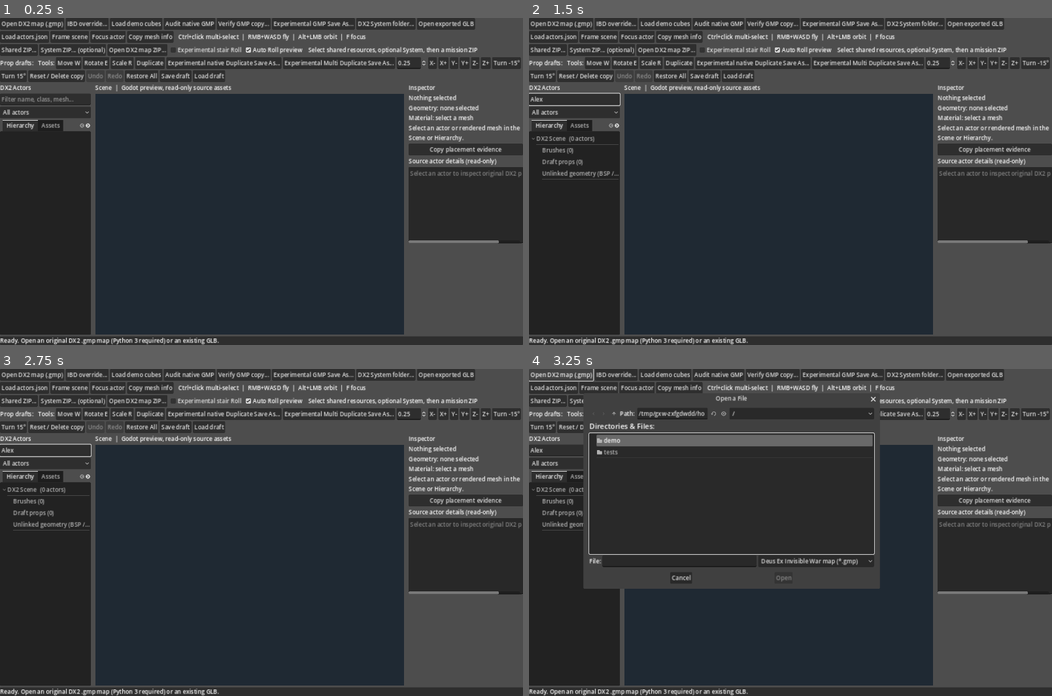
Above: before the commit, frames 1-4 (two rows, left to right).
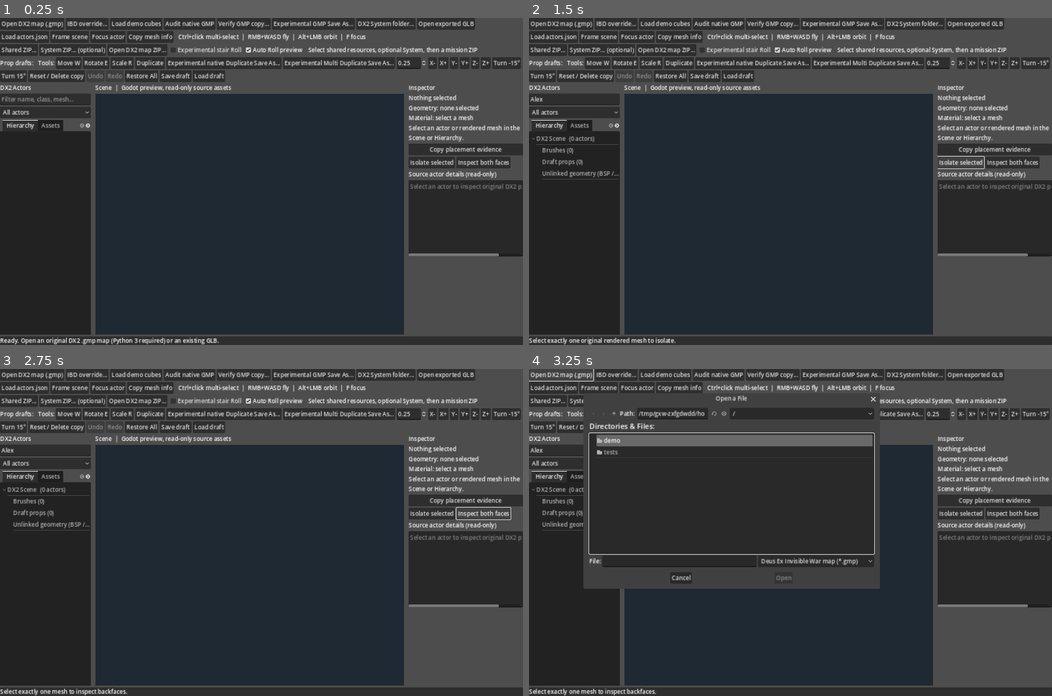
Above: after the commit, the same moments.

Repository: JakX2/Deus-Ex-2-SDK
Game: Godot game, scene res://main.tscn
Same seed, same stepped clock (60 frames per second), same inputs: the game is played once before the commit and once after it.
Inputs (mouse positions are in pixels of both pictures, inside the frame that each line leads up to):
- Up to frame 1 (0.25 s): no input
- Up to frame 2 (1.5 s): click (576, 99) at 0.52 s; type "Alex" at 0.6 s; click (963, 161) at 1.25 s, where only the run after the commit has a clickable "Isolate selected"
- Up to frame 3 (2.75 s): click (481, 512) at 2 s, where only the run after the commit has a clickable "Inspect both faces"
- Up to frame 4 (3.25 s): click "Open DX2 map (.gmp)" at 2.75 s

The runs differ from the first frame. In frame 1, 2.4% of the frame differs, in the area x 78-100%, y 42-73%; in frame 2, 2.9%, in the area x 0-100%, y 22-100%; in frame 3, 2.9%; in frame 4, 2.8%.

Commit message:
feat(dx2ed): reversible isolate-mesh and double-sided geometry inspection without source edits

Diff:
--- a/native_editor/godot_editor/main.gd
+++ b/native_editor/godot_editor/main.gd
@@ -126,6 +126,14 @@
 var actors_by_name: Dictionary = {}
 var meshes_by_actor: Dictionary = {}
 var all_mesh_instances: Array[MeshInstance3D] = []
+# Read-only preview diagnostics: never mutate source GMP, shared GLB mesh or
+# material resources. Stored per-node state is restored on toggle/import.
+var geometry_isolation_visibility: Dictionary = {}
+var geometry_isolation_target: MeshInstance3D
+var geometry_all_faces_target: MeshInstance3D
+var geometry_all_faces_previous_override: Material
+var geometry_isolation_button: Button
+var geometry_all_faces_button: Button
 # Faces are shared by instances of the same imported mesh; cache per mesh resource.
 var pick_faces_by_mesh: Dictionary = {}
 var selected_diagnostic: String = ""
@@ -595,6 +603,18 @@
     copy_placement.tooltip_text = "Copy GMP vs IBD vs mesh vertex bounds and original pivot information"
     copy_placement.pressed.connect(_copy_placement_evidence)
     inspector_pane.add_child(copy_placement)
+    var geometry_debug_row := HFlowContainer.new()
+    inspector_pane.add_child(geometry_debug_row)
+    geometry_isolation_button = Button.new()
+    geometry_isolation_button.text = "Isolate selected"
+    geometry_isolation_button.tooltip_text = "Reversible inspection: hide other rendered meshes including glass, without changing their materials or game files."
+    geometry_isolation_button.pressed.connect(_toggle_geometry_isolation)
+    geometry_debug_row.add_child(geometry_isolation_button)
+    geometry_all_faces_button = Button.new()
+    geometry_all_faces_button.text = "Inspect both faces"
+    geometry_all_faces_button.tooltip_text = "Reversible: render only the selected mesh unshaded with backface culling OFF. Never changes source or shared GLB materials."
+    geometry_all_faces_button.pressed.connect(_toggle_geometry_all_faces)
+    geometry_debug_row.add_child(geometry_all_faces_button)
     inspector_transform_section = VBoxContainer.new()
     inspector_pane.add_child(inspector_transform_section)
     var inspector_transform_heading := Label.new()
@@ -1149,6 +1169,8 @@
     status_label.text = "Loaded %d actors, %d meshes. Click a mesh or select an actor." % [actors.size(), mesh_count]
 
 func _clear_current_scene() -> void:
+    _restore_geometry_all_faces()
+    _restore_geometry_isolation()
     _clear_selection()
     asset_catalog.clear()
     selected_asset.clear()
@@ -2259,6 +2281,93 @@
     for node in nodes:
         pivot += node.global_position
     return pivot / float(nodes.size())
+
+
+## Geometry debugging never writes an editor draft or a native map.
+## This is intentionally separate from the experimental actor writers.
+func _refresh_geometry_debug_buttons() -> void:
+    var available := _selection_nodes().size() == 1
+    if geometry_isolation_button != null:
+        geometry_isolation_button.disabled = not available and geometry_isolation_visibility.is_empty()
+        geometry_isolation_button.text = (
+            "Restore visibility" if not geometry_isolation_visibility.is_empty()
+            else "Isolate selected"
+        )
+    if geometry_all_faces_button != null:
+        geometry_all_faces_button.disabled = not available and not is_instance_valid(geometry_all_faces_target)
+        geometry_all_faces_button.text = (
+            "Restore materials" if is_instance_valid(geometry_all_faces_target)
+            else "Inspect both faces"
+        )
+
+
+func _restore_geometry_isolation() -> void:
+    for target in geometry_isolation_visibility:
+        if is_instance_valid(target):
+            target.visible = bool(geometry_isolation_visibility[target])
+    geometry_isolation_visibility.clear()
+    geometry_isolation_target = null
+    _refresh_geometry_debug_buttons()
+
+
+func _toggle_geometry_isolation() -> void:
+    if not geometry_isolation_visibility.is_empty():
+        _restore_geometry_isolation()
+        status_label.text = "Geometry diagnostic ended. All original scene visibility restored."
+        return
+    var nodes := _selection_nodes()
+    if nodes.size() != 1 or not is_instance_valid(nodes[0]):
+        status_label.text = "Select exactly one original rendered mesh to isolate."
+        return
+    var source: MeshInstance3D = nodes[0]
+    for node in all_mesh_instances:
+        if is_instance_valid(node):
+            geometry_isolation_visibility[node] = node.visible
+            node.visible = node == source
+    geometry_isolation_target = source
+    status_label.text = (
+        "Geometry diagnostic: isolated " + str(source.name)
+        + ". Other meshes and glass are temporarily hidden, not changed."
+    )
+    _refresh_geometry_debug_buttons()
+
+
+func _restore_geometry_all_faces() -> void:
+    if is_instance_valid(geometry_all_faces_target):
+        geometry_all_faces_target.material_override = geometry_all_faces_previous_override
+    geometry_all_faces_target = null
+    geometry_all_faces_previous_override = null
+    _refresh_geometry_debug_buttons()
+
+
+func _toggle_geometry_all_faces() -> void:
+    if is_instance_valid(geometry_all_faces_target):
+        _restore_geometry_all_faces()
+        status_label.text = "Geometry diagnostic ended. Source preview material restored."
+        return
+    var nodes := _selection_nodes()
+    if nodes.size() != 1 or not is_instance_valid(nodes[0]):
+        status_label.text = "Select exactly one mesh to inspect backfaces."
+        return
+    var source: MeshInstance3D = nodes[0]
+    if source.mesh == null:
+        status_label.text = "The selected actor has no rendered triangles."
+        return
+    geometry_all_faces_target = source
+    geometry_all_faces_previous_override = source.material_override
+    var debug_material := StandardMaterial3D.new()
+    debug_material.shading_mode = BaseMaterial3D.SHADING_MODE_UNSHADED
+    debug_material.cull_mode = BaseMaterial3D.CULL_DISABLED
+    debug_material.albedo_color = Color(0.25, 0.9, 0.95, 1.0)
+    source.material_override = debug_material
+    var count := 0
+    for surface in range(source.mesh.get_surface_count()):
+        count += source.mesh.surface_get_array_index_len(surface) / 3
+    status_label.text = (
+        "Geometry diagnostic: " + str(source.name) + " approx " + str(count)
+        + " triangles, both faces visible in cyan. This is a read-only preview."
+    )
+    _refresh_geometry_debug_buttons()
 
 
 func _add_selection_mesh(mesh_instance: MeshInstance3D) -> void:
@@ -2615,6 +2724,7 @@
 func _refresh_inspector_panel() -> void:
     if inspector_title == null or inspector_transform_section == null:
         return
+    _refresh_geometry_debug_buttons()
     _refresh_brush_inspector()
     _refresh_placement_panel()
     var nodes := _selection_nodes()
